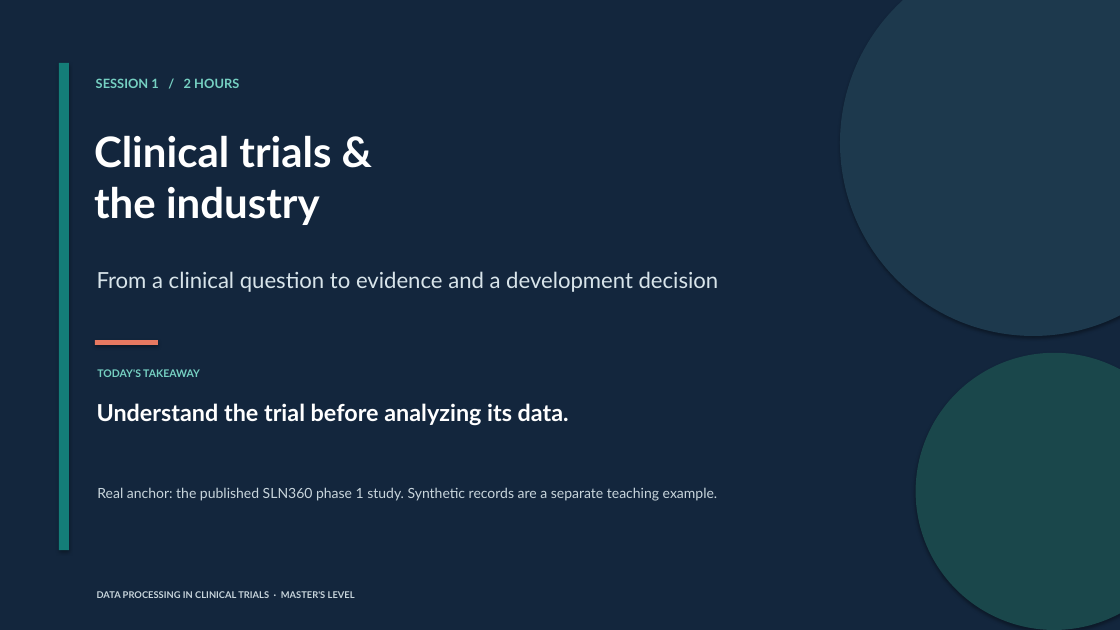
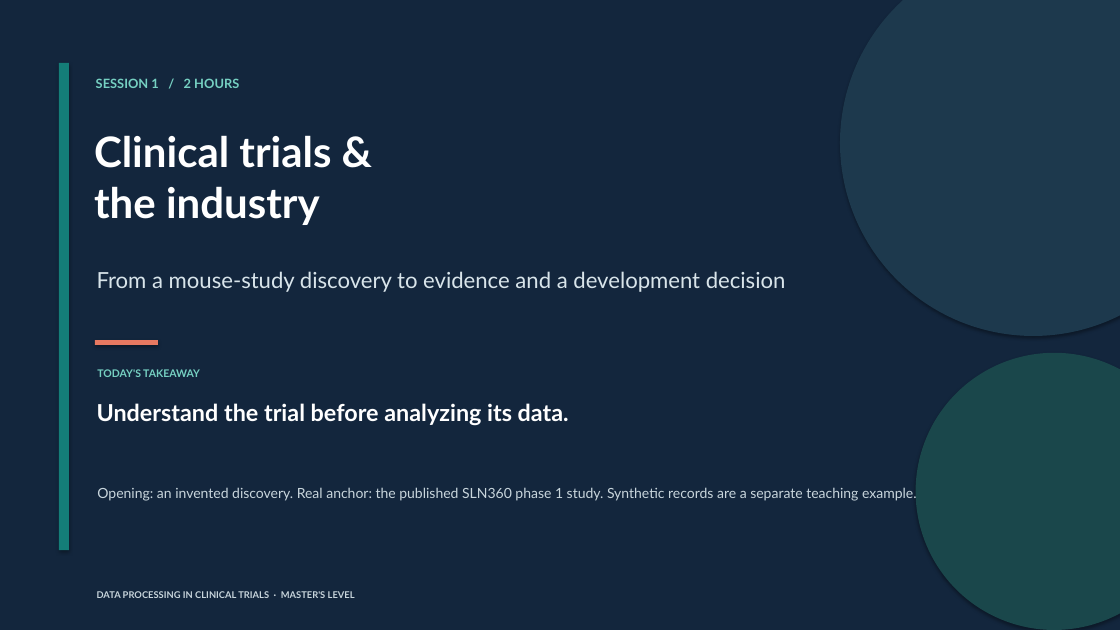
Before and after one commit to drweihungpan-lab/clinical-data-teaching, a slide deck: slide 1 of slides/powerpoint/session-1-clinical-trials.pptx. Drawn at 1120x630 pixels with LibreOffice and Linux fonts; fonts in the diff are those of the drawing. Boxes give left, top, right and bottom in pixels: in the first picture for what was removed or moved away, otherwise in the second. Text is boxed around its words. In the diff, an @@ line names an element or a change of style, - is before the commit and + after.

```diff
--- a/slides/powerpoint/session-1-clinical-trials.pptx
+++ b/slides/powerpoint/session-1-clinical-trials.pptx
@@ text at (97,271,786,292): text changed @@
-From a clinical question to evidence and a development decision
+From a mouse-study discovery to evidence and a development decision
@@ text at (97,487,917,501): text changed @@
-Real anchor: the published SLN360 phase 1 study. Synthetic records are a separate teaching example.
+Opening: an invented discovery. Real anchor: the published SLN360 phase 1 study. Synthetic records are a separate teaching example.
```
Also in this commit, not shown: 11 other slides changed, 6 slides added, 1 slide removed, 8 other files.
